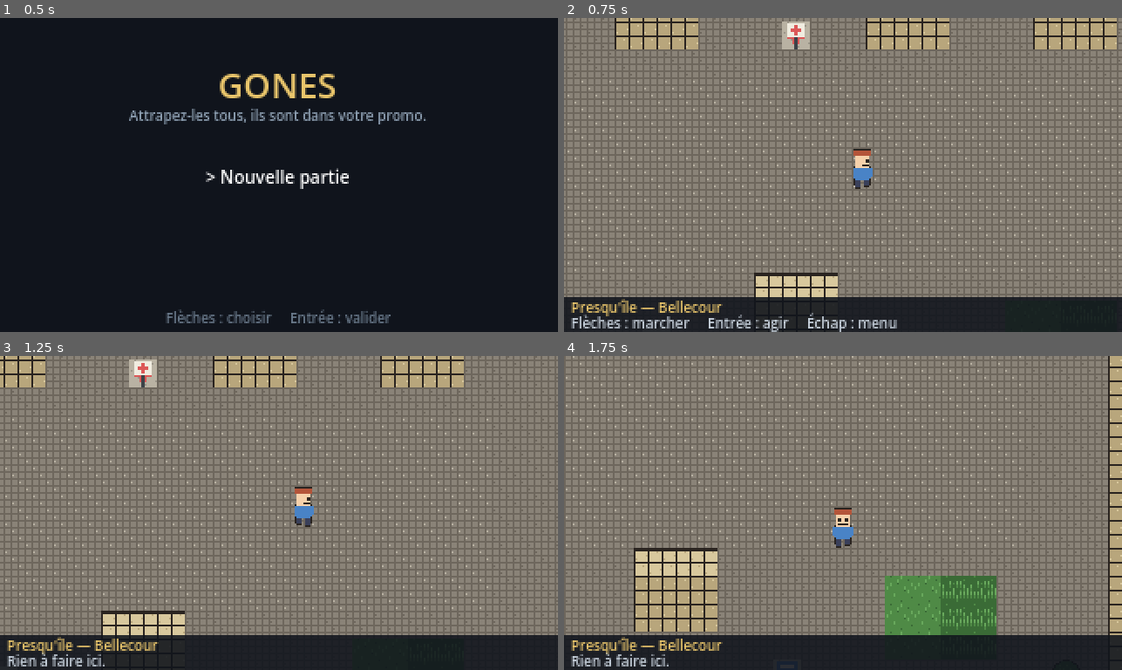
Above: before the commit, frames 1-4 (two rows, left to right).
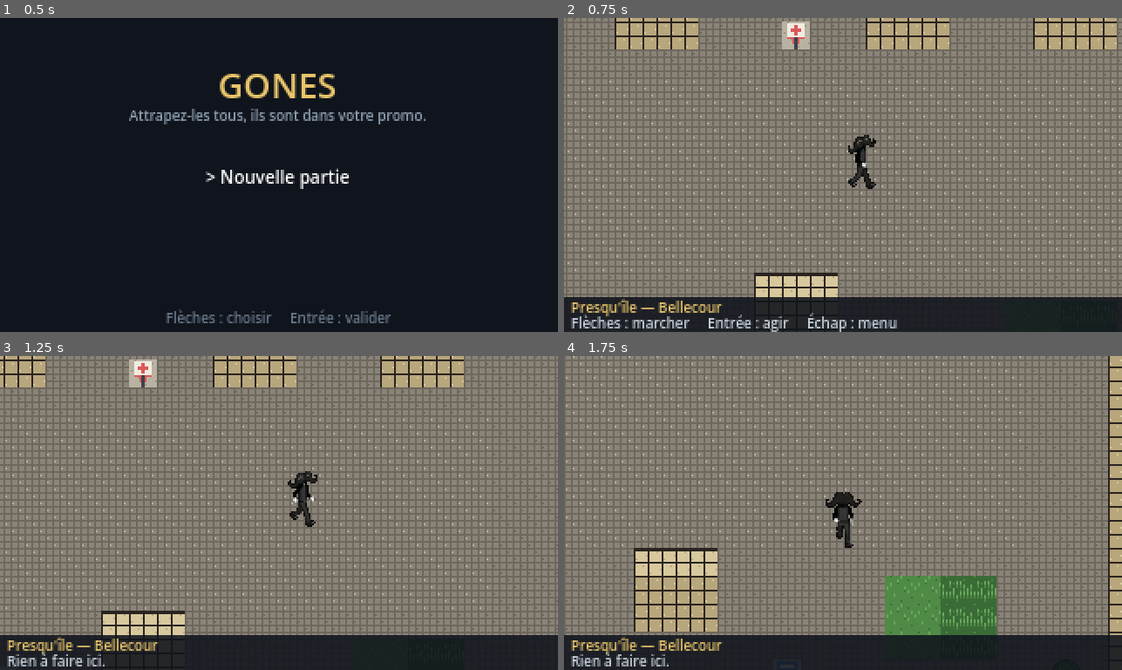
Above: after the commit, the same moments.

Repository: ThibaultGRAND/EEMIDEX
Game: Godot game, scene res://scenes/ui/main_menu.tscn
Two runs of this game, one before a commit and one after it. Both use one fixed random seed, a clock stepped at 60 frames per second and the inputs below.
Inputs:
- Up to frame 1 (0.5 s): no input
- Up to frame 2 (0.75 s): tap Enter (ui_accept) at 0.5 s; hold Right (ui_right) from 0.53 s (still down); tap Tab at 0.6 s
- Up to frame 3 (1.25 s): keep holding Right (ui_right); tap Enter (ui_accept) at 0.77 s
- Up to frame 4 (1.75 s): release Right (ui_right) at 1.28 s; hold Down (ui_down) from 1.28 s (still down); tap Shift at 1.35 s; tap Enter (ui_accept) at 1.52 s

Frame 1 is identical in both runs. In frame 2, 0.5% of the frame differs, in the area x 50-56%, y 37-55%; in frame 3, 0.6%; in frame 4, 0.6%, in the area x 46-54%, y 43-62%.

Commit message:
Le joueur devient la Moustache
Remplace placeholder_joueur.png par assets/sprites/joueur_moustache.png
(2 foulées x 4 directions, perso de 32 px), réduit depuis la planche de
l'équipe. Seuls l'image et le décalage des pieds changent dans player.tscn.

Co-Authored-By: Claude Opus 5.5 <noreply@anthropic.com>

Diff:
--- a/scenes/world/player.tscn
+++ b/scenes/world/player.tscn
@@ -1,7 +1,7 @@
 [gd_scene load_steps=3 format=3]
 
 [ext_resource type="Script" path="res://scenes/world/player.gd" id="1_joueur"]
-[ext_resource type="Texture2D" path="res://assets/sprites/placeholder_joueur.png" id="2_sprite"]
+[ext_resource type="Texture2D" path="res://assets/sprites/joueur_moustache.png" id="2_sprite"]
 
 [node name="Joueur" type="Node2D"]
 y_sort_enabled = true
@@ -10,7 +10,7 @@
 [node name="Sprite" type="Sprite2D" parent="."]
 unique_name_in_owner = true
 texture = ExtResource("2_sprite")
-offset = Vector2(0, -4)
+offset = Vector2(0, -9)
 hframes = 2
 vframes = 4
 
Binary file added: assets/sprites/joueur_moustache.png
Not shown, added: assets/sprites/joueur_moustache.png.import
